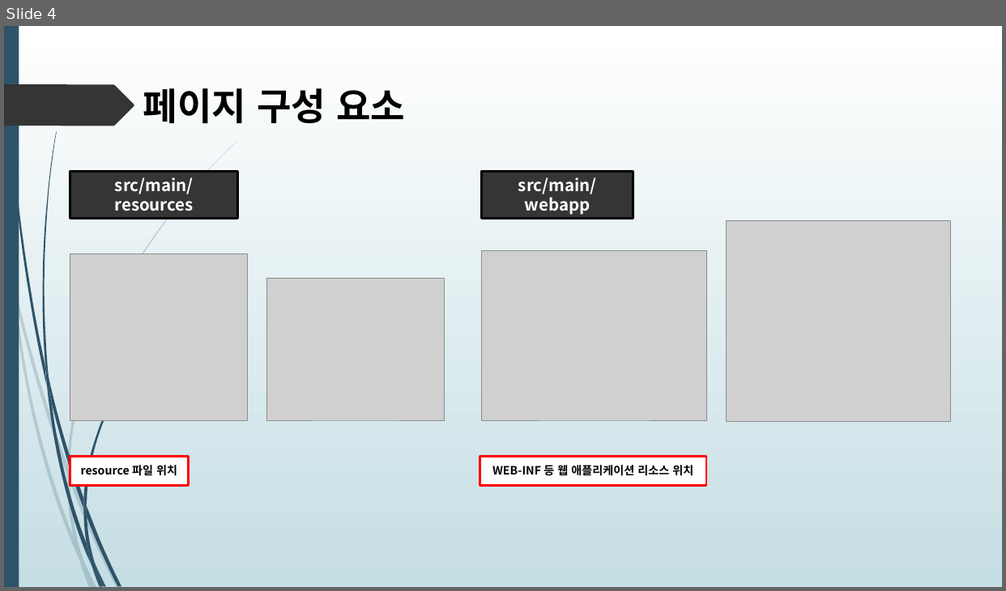
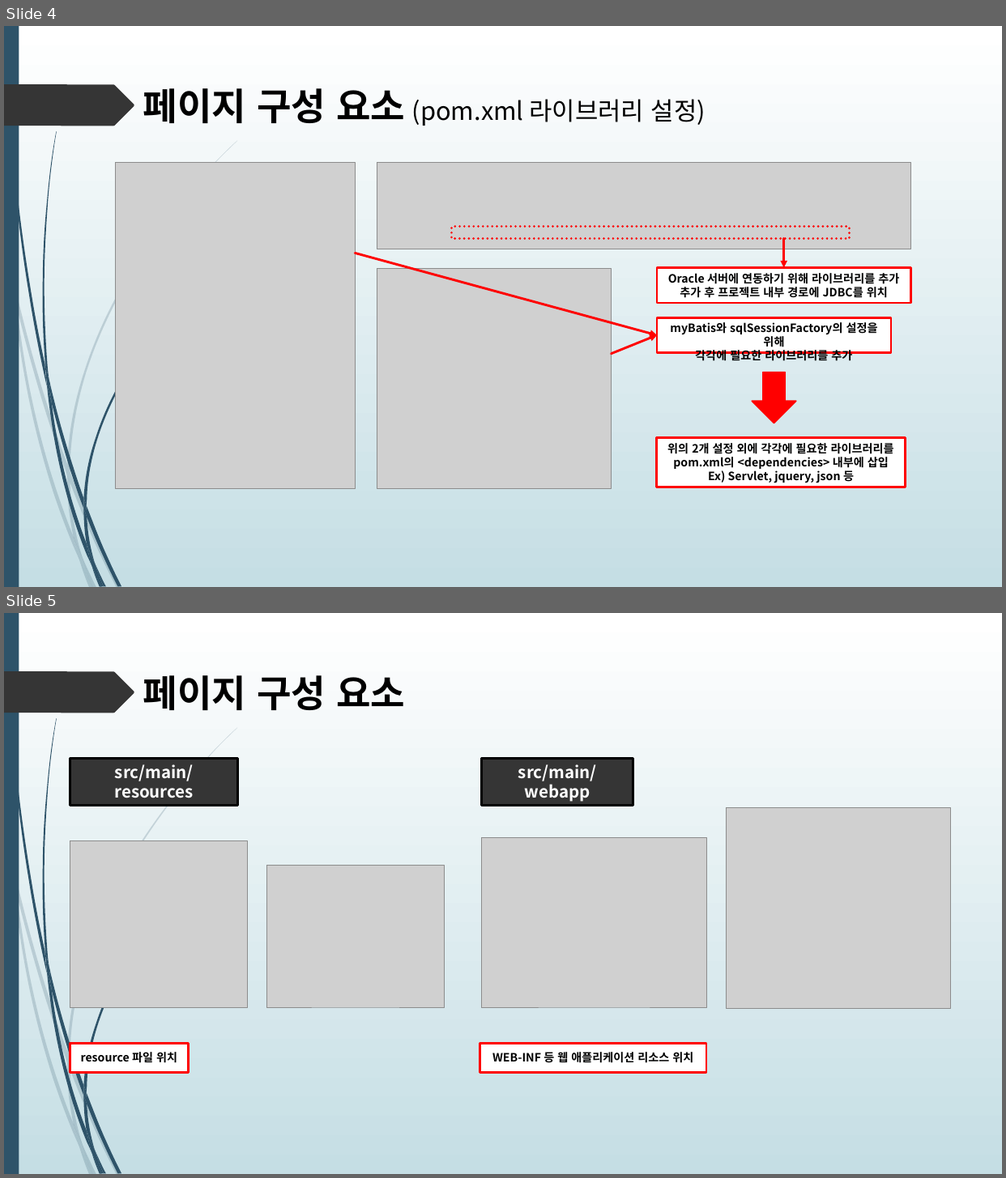
Before and after one commit to himediaai/DongOuk, a slide deck: 쇼핑몰.pptx. Shown one above the other, each under a label of ours: slide 4 before the commit, slides 4 and 5 after it. The pictures are 1006x591 and 1006x1178 pixels, drawn with LibreOffice and Linux fonts; fonts in the diff are those of the drawing; grey boxes stand for pictures. Boxes give left, top, right and bottom in pixels: in the first picture for what was removed or moved away, otherwise in the second. Text is boxed around its words. In the diff, an @@ line names an element or a change of style, - is before the commit and + after.

```diff
--- a/쇼핑몰.pptx
+++ b/쇼핑몰.pptx
@@ slide 4 added at box(4, 26, 1002, 587), background gradient #FFFFFF to #C5DEE5; not listed: 24 template elements that a slide beside it also shows @@
@@ text added at box(143, 88, 705, 126), 24 pt, text #000000 @@
+페이지 구성 요소 (pom.xml 라이브러리 설정)
@@ picture added at box(116, 163, 355, 489) @@
@@ picture added at box(377, 163, 911, 250) @@
@@ rectangle added at box(452, 227, 849, 238), outline #FF0000 2.25 pt dashed @@
@@ arrow added from (784, 238) to (784, 268), #FF0000 2.25 pt @@
@@ arrow added from (355, 253) to (657, 335), #FF0000 2.25 pt @@
@@ rectangle added at box(657, 268, 910, 303), fill #FFFFFF, outline #FF0000 2.25 pt, 11 pt, text #000000, bold @@
+Oracle 서버에 연동하기 위해 라이브러리를 추가
+추가 후 프로젝트 내부 경로에 JDBC를 위치
@@ picture added at box(377, 269, 612, 489) @@
@@ arrow added from (612, 354) to (657, 335), #FF0000 2.25 pt @@
@@ rectangle added at box(657, 318, 891, 353), fill #FFFFFF, outline #FF0000 2.25 pt, 11 pt, text #000000, bold @@
+myBatis와 sqlSessionFactory의 설정을 위해
+각각에 필요한 라이브러리를 추가
@@ down arrow added at box(752, 373, 796, 424), fill #FF0000, outline #FF0000 1.25 pt @@
@@ rectangle added at box(657, 438, 906, 488), fill #FFFFFF, outline #FF0000 2.25 pt, 11 pt, text #000000, bold @@
+위의 2개 설정 외에 각각에 필요한 라이브러리를
+pom.xml의 <dependencies> 내부에 삽입
+Ex) Servlet, jquery, json 등
@@ what was slide 4 is now slide 5 @@
```
Also in this commit, not shown: 6 slides changed, 1 other slide added.
